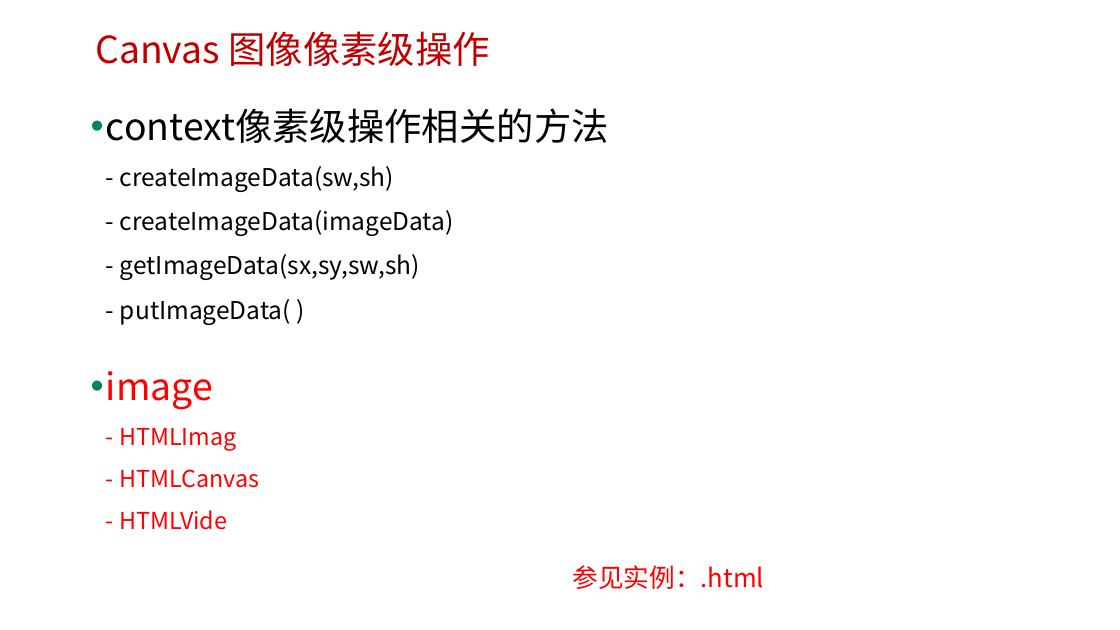
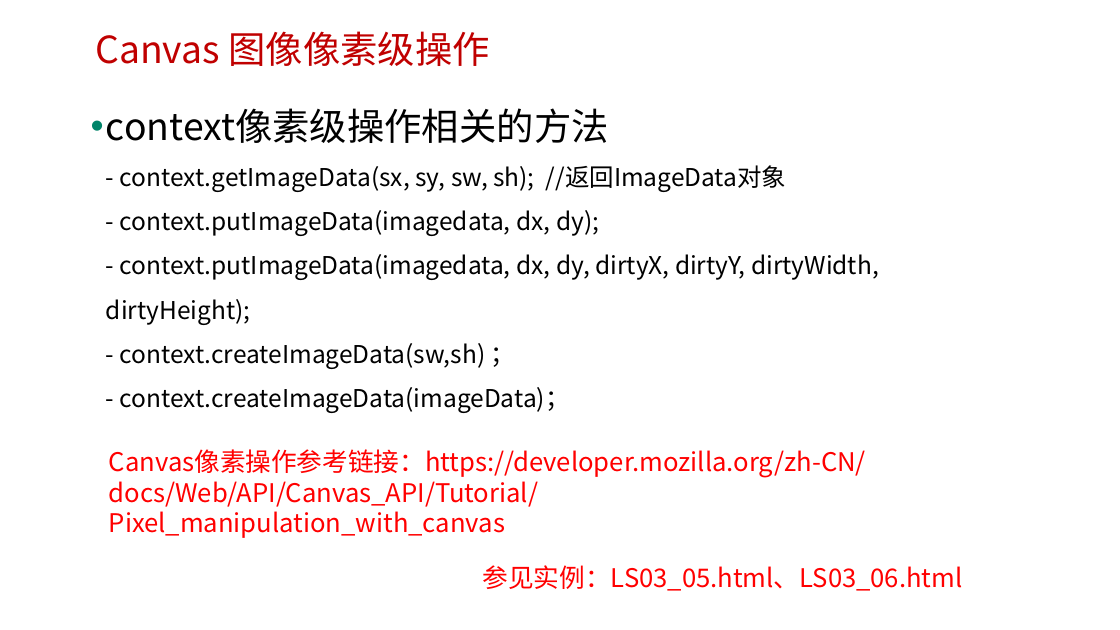
Before and after one commit to edu2act/course-H5-Animation-and-Game-Development, a slide deck: slide 10 of 课程PPT/（03）H5 Canvas图像操作.pptx (slide 8 before the commit). Drawn at 1120x630 pixels with LibreOffice and Linux fonts; fonts in the diff are those of the drawing; background and template pictures are left out. Boxes give left, top, right and bottom in pixels: in the first picture for what was removed or moved away, otherwise in the second. Text is boxed around its words. In the diff, an @@ line names an element or a change of style, - is before the commit and + after.

```diff
--- a/课程PPT/（03）H5 Canvas图像操作.pptx
+++ b/课程PPT/（03）H5 Canvas图像操作.pptx
@@ text at (106, 108, 879, 413): text changed @@
-• context像素级操作相关的方法
-  - createImageData(sw,sh)
-  - createImageData(imageData)
-  - getImageData(sx,sy,sw,sh)
-  - putImageData( )
-• image
-  - HTMLImag
-  - HTMLCanvas
-  - HTMLVide
+• context像素级操作相关的方法
+  - context.getImageData(sx, sy, sw, sh); //返回ImageData对象
+  - context.putImageData(imagedata, dx, dy);
+  - context.putImageData(imagedata, dx, dy, dirtyX, dirtyY, dirtyWidth, dirtyHeight);
+  - context.createImageData(sw,sh) ；
+  - context.createImageData(imageData)；
@@ text added at (109, 449, 866, 538), 22 pt, text #FF0000 @@
+Canvas像素操作参考链接：https://developer.mozilla.org/zh-CN/docs/Web/API/Canvas_API/Tutorial/Pixel_manipulation_with_canvas
@@ text at (483, 565, 963, 591): text changed @@
-参见实例：.html
+参见实例：LS03_05.html、LS03_06.html
```
Also in this commit, not shown: 1 other slide changed, 2 slides added, 9 other files.
